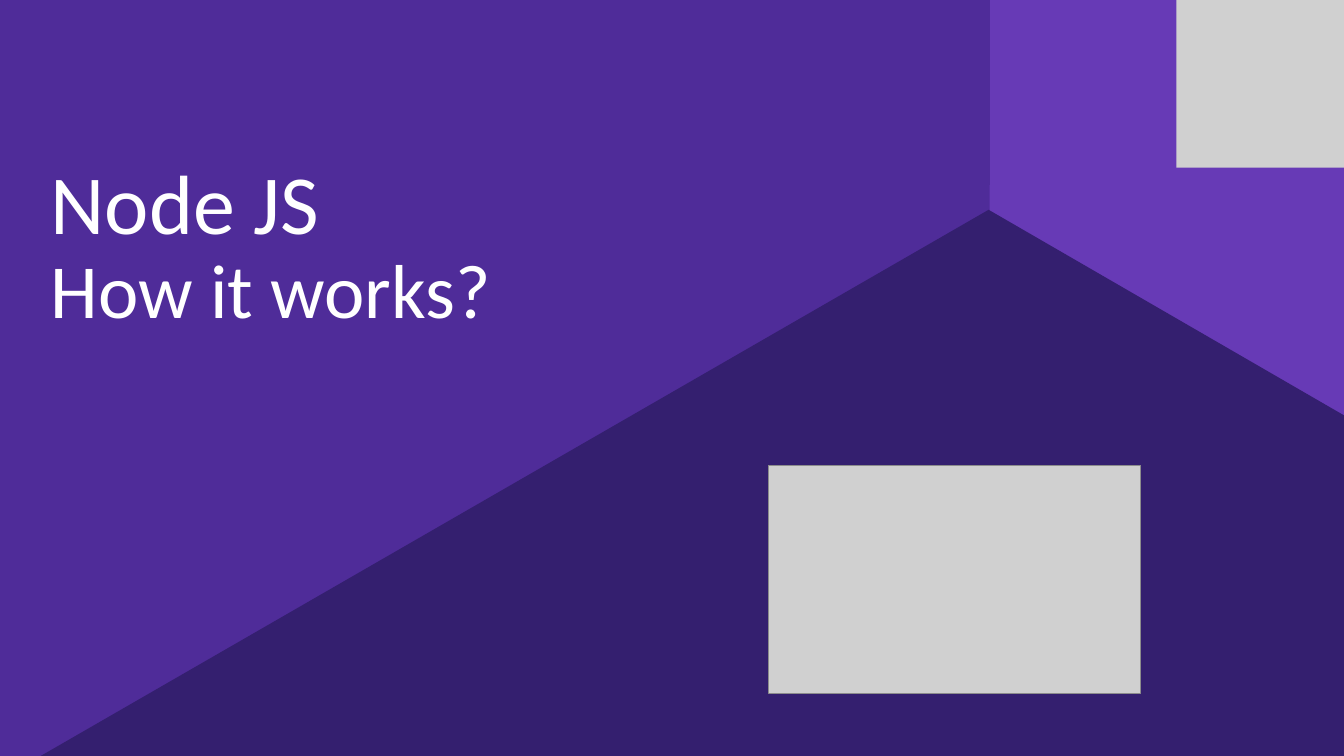
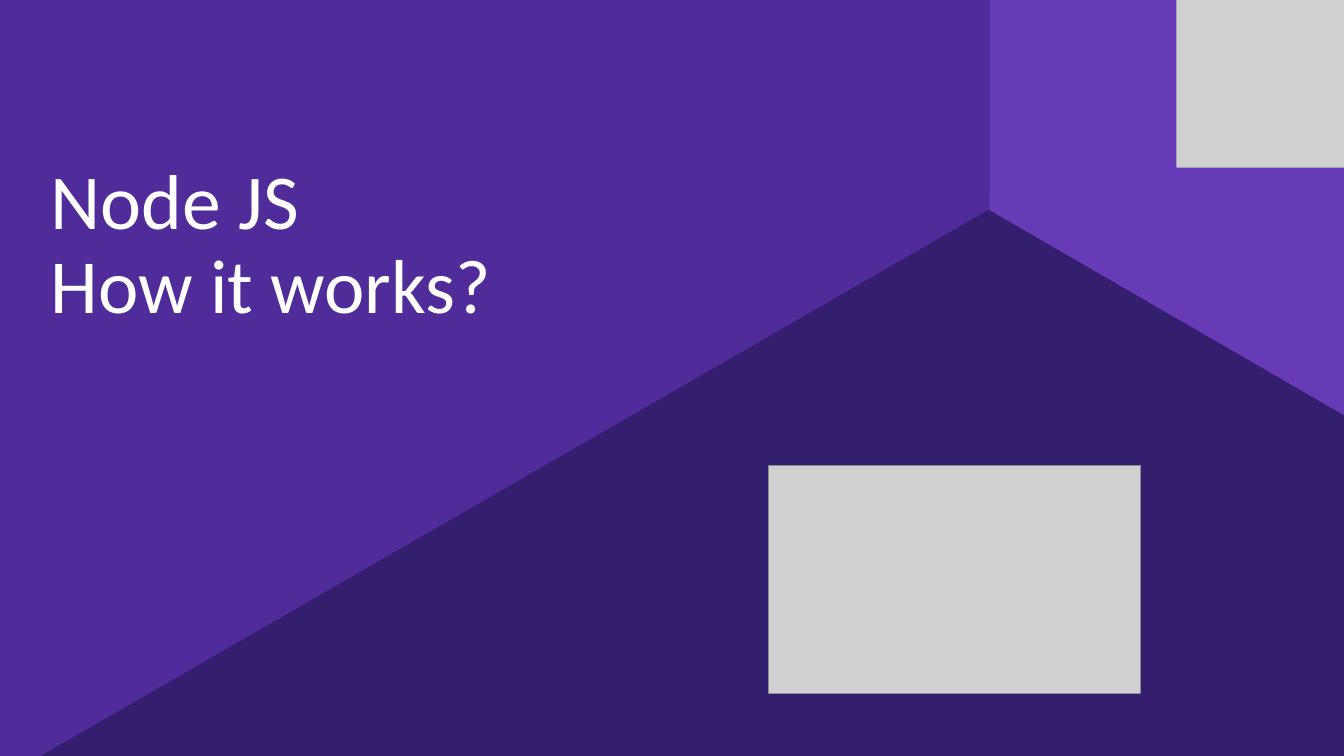
Before and after one commit to kjocevicius/nodejs-demo, a slide deck: slide 1 of nodejs.pptx. Drawn at 1344x756 pixels with LibreOffice and Linux fonts; fonts in the diff are those of the drawing; grey boxes stand for pictures. Boxes give left, top, right and bottom in pixels: in the first picture for what was removed or moved away, otherwise in the second. Text is boxed around its words. In the diff, an @@ line names an element or a change of style, - is before the commit and + after.

```diff
--- a/nodejs.pptx
+++ b/nodejs.pptx
@@ text "Node JS" at <box>51,175,299,230</box>: size 60 to 55.5 pt; line spacing 0.9 to 0.8 @@
@@ text "How it works?" at <box>51,260,490,314</box>: line spacing 0.9 to 0.7 @@
```
Also in this commit, not shown: 13 other slides changed, 1 slide added.
